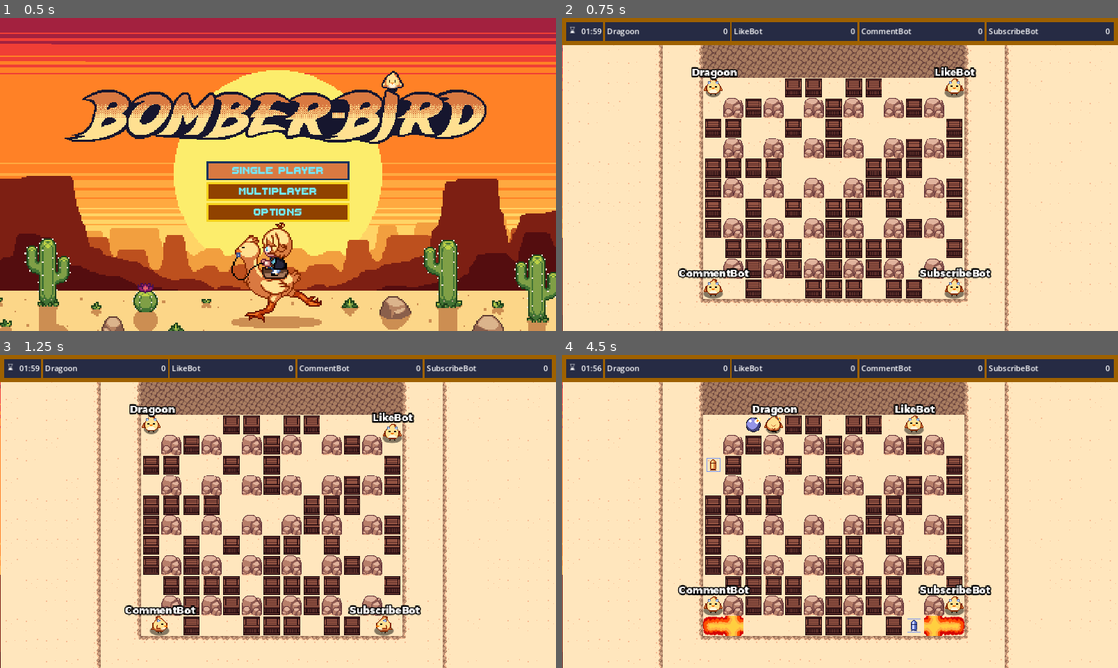
Above: before the commit, frames 1-4 (two rows, left to right).
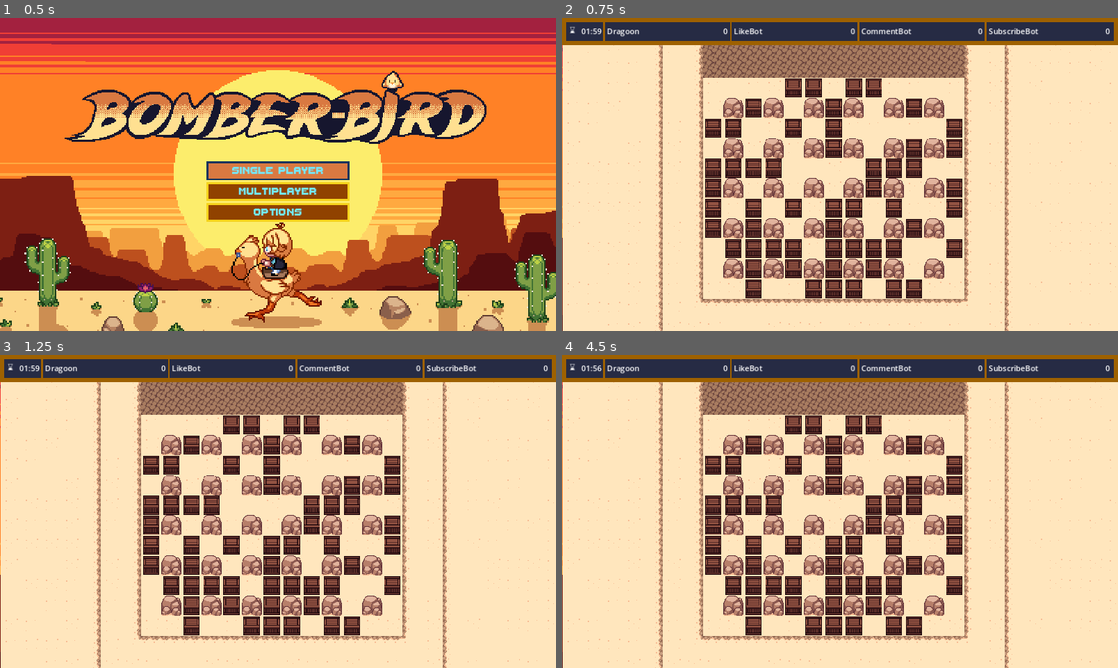
Above: after the commit, the same moments.

Repository: Dragoon-Project-Squad/bomberbird
Game: Godot game, scene res://scenes/main_menu.tscn
Same seed, same stepped clock (60 frames per second), same inputs: the game is played once before the commit and once after it. Sound files missing from this copy of the repository are replaced by a short silence.
Inputs:
- Up to frame 1 (0.5 s): no input
- Up to frame 2 (0.75 s): click "Single Player" at 0.5 s
- Up to frame 3 (1.25 s): no input
- Up to frame 4 (4.5 s): click "Single Player" at 1.25 s; hold D (move_right) 2.03-2.78 s; hold Space (set_bomb) 2.03-2.78 s; tap F (ability, bound only after the commit) at 2.3, 2.85, 3.8, 4.35 s; hold S (move_down) 2.78-3.53 s; tap Space (set_bomb) at 3.05 s; hold D (move_right) 3.53-4.28 s; hold Space (set_bomb) 3.53-4.28 s; hold W (move_up) from 4.28 s (still down)

Frame 1 is identical in both runs. In frame 2, 1.9% of the frame differs, in the area x 20-78%, y 15-90%; in frame 3, 1.8%; in frame 4, 3.3%.
Error after the commit: Parse Error: Could not resolve class "Player". (res://scripts/human_player.gd:1)

Commit message:
implementing the punch power up

Diff:
--- a/animations/player_animations.tres
+++ b/animations/player_animations.tres
@@ -269,6 +269,18 @@
 "update": 1,
 "values": [0]
 }
+tracks/1/type = "value"
+tracks/1/imported = false
+tracks/1/enabled = true
+tracks/1/path = NodePath("FrontArea:rotation")
+tracks/1/interp = 1
+tracks/1/loop_wrap = true
+tracks/1/keys = {
+"times": PackedFloat32Array(0),
+"transitions": PackedFloat32Array(1),
+"update": 0,
+"values": [0.0]
+}
 
 [sub_resource type="Animation" id="3"]
 resource_name = "stunned"
@@ -336,6 +348,18 @@
 "update": 1,
 "values": [0, 1, 2, 3, 4, 5]
 }
+tracks/1/type = "value"
+tracks/1/imported = false
+tracks/1/enabled = true
+tracks/1/path = NodePath("FrontArea:rotation")
+tracks/1/interp = 1
+tracks/1/loop_wrap = true
+tracks/1/keys = {
+"times": PackedFloat32Array(0),
+"transitions": PackedFloat32Array(1),
+"update": 0,
+"values": [0.0]
+}
 
 [sub_resource type="Animation" id="5"]
 loop_mode = 1
@@ -352,6 +376,18 @@
 "update": 1,
 "values": [12, 13, 14, 15, 16, 17]
 }
+tracks/1/type = "value"
+tracks/1/imported = false
+tracks/1/enabled = true
+tracks/1/path = NodePath("FrontArea:rotation")
+tracks/1/interp = 1
+tracks/1/loop_wrap = true
+tracks/1/keys = {
+"times": PackedFloat32Array(0),
+"transitions": PackedFloat32Array(1),
+"update": 0,
+"values": [1.5708]
+}
 
 [sub_resource type="Animation" id="6"]
 loop_mode = 1
@@ -368,6 +404,18 @@
 "update": 1,
 "values": [18, 19, 20, 21, 22, 23]
 }
+tracks/1/type = "value"
+tracks/1/imported = false
+tracks/1/enabled = true
+tracks/1/path = NodePath("FrontArea:rotation")
+tracks/1/interp = 1
+tracks/1/loop_wrap = true
+tracks/1/keys = {
+"times": PackedFloat32Array(0),
+"transitions": PackedFloat32Array(1),
+"update": 0,
+"values": [4.71239]
+}
 
 [sub_resource type="Animation" id="7"]
 loop_mode = 1
@@ -383,6 +431,18 @@
 "transitions": PackedFloat32Array(1, 1, 1, 1, 1, 1),
 "update": 1,
 "values": [6, 7, 8, 9, 10, 11]
+}
+tracks/1/type = "value"
+tracks/1/imported = false
+tracks/1/enabled = true
+tracks/1/path = NodePath("FrontArea:rotation")
+tracks/1/interp = 1
+tracks/1/loop_wrap = true
+tracks/1/keys = {
+"times": PackedFloat32Array(0),
+"transitions": PackedFloat32Array(1),
+"update": 0,
+"values": [3.14159]
 }
 
 [resource]
--- a/project.godot
+++ b/project.godot
@@ -74,6 +74,12 @@
 "events": [Object(InputEventKey,"resource_local_to_scene":false,"resource_name":"","device":-1,"window_id":0,"alt_press …(191 unchanged characters)…
 , Object(InputEventMouseButton,"resource_local_to_scene":false,"resource_name":"","device":-1,"window_id":0,"alt_presse …(244 unchanged characters)…
 , Object(InputEventJoypadButton,"resource_local_to_scene":false,"resource_name":"","device":-1,"button_index":0,"pressure":0.0,"pressed":false,"script":null)
+]
+}
+ability={
+"deadzone": 0.2,
+"events": [Object(InputEventKey,"resource_local_to_scene":false,"resource_name":"","device":0,"window_id":0,"alt_pressed":false,"shift_pressed":false,"ctrl_pressed":false,"meta_pressed":false,"pressed":false,"keycode":0,"physical_keycode":70,"key_label":0,"unicode":0,"location":0,"echo":false,"script":null)
+, Object(InputEventMouseButton,"resource_local_to_scene":false,"resource_name":"","device":-1,"window_id":0,"alt_pressed":false,"shift_pressed":false,"ctrl_pressed":false,"meta_pressed":false,"button_mask":0,"position":Vector2(0, 0),"global_position":Vector2(0, 0),"factor":1.0,"button_index":2,"canceled":false,"pressed":false,"double_click":false,"script":null)
 , Object(InputEventJoypadButton,"resource_local_to_scene":false,"resource_name":"","device":-1,"button_index":1,"pressure":0.0,"pressed":false,"script":null)
 ]
 }
--- a/scenes/ai_player.tscn
+++ b/scenes/ai_player.tscn
@@ -19,6 +19,30 @@
 
 [sub_resource type="CircleShape2D" id="CircleShape2D_n0cfd"]
 radius = 15.9
+
+[sub_resource type="SegmentShape2D" id="SegmentShape2D_3406r"]
+a = Vector2(0, 16)
+b = Vector2(0, 32)
+
+[sub_resource type="Animation" id="Animation_2ljjh"]
+length = 0.001
+tracks/0/type = "value"
+tracks/0/imported = false
+tracks/0/enabled = true
+tracks/0/path = NodePath("FrontArea:rotation")
+tracks/0/interp = 1
+tracks/0/loop_wrap = true
+tracks/0/keys = {
+"times": PackedFloat32Array(0),
+"transitions": PackedFloat32Array(1),
+"update": 0,
+"values": [0.0]
+}
+
+[sub_resource type="AnimationLibrary" id="AnimationLibrary_bboyf"]
+_data = {
+"RESET": SubResource("Animation_2ljjh")
+}
 
 [sub_resource type="LabelSettings" id="LabelSettings_5huhx"]
 outline_size = 8
@@ -42,6 +66,9 @@
 properties/1/path = NodePath(".:bombing")
 properties/1/spawn = true
 properties/1/replication_mode = 1
+properties/2/path = NodePath(".:use_ability")
+properties/2/spawn = true
+properties/2/replication_mode = 1
 
 [node name="ai_player" type="CharacterBody2D" groups=["ai_player", "thrown_bomb_bounces"]]
 z_index = 10
@@ -84,8 +111,16 @@
 [node name="Hitbox" type="CollisionShape2D" parent="."]
 shape = SubResource("CircleShape2D_n0cfd")
 
+[node name="FrontArea" type="Area2D" parent="."]
+collision_layer = 0
+collision_mask = 8
+
+[node name="CollisionShape2D" type="CollisionShape2D" parent="FrontArea"]
+shape = SubResource("SegmentShape2D_3406r")
+
 [node name="AnimationPlayer" type="AnimationPlayer" parent="."]
 libraries = {
+"": SubResource("AnimationLibrary_bboyf"),
 "player_animations": ExtResource("5_vobde")
 }
 
--- a/scenes/battlegrounds.tscn
+++ b/scenes/battlegrounds.tscn
@@ -76,13 +76,6 @@
 [node name="BombPool" parent="." instance=ExtResource("3_mcaqn")]
 
 [node name="PickupPool" parent="." instance=ExtResource("6_2h1qq")]
-initial_spawn_counts = {
-"explosion_boost": 15,
-"extra_bomb": 15,
-"max_explosion": 15,
-"punch_ability": 0,
-"speed_boost": 15
-}
 
 [node name="GameUI" type="CanvasLayer" parent="."]
 script = ExtResource("3_dadsx")
--- a/scenes/human_player.tscn
+++ b/scenes/human_player.tscn
@@ -11,6 +11,30 @@
 
 [sub_resource type="CircleShape2D" id="CircleShape2D_oj3wr"]
 radius = 15.9
+
+[sub_resource type="SegmentShape2D" id="SegmentShape2D_x4bxg"]
+a = Vector2(0, 16)
+b = Vector2(0, 24)
+
+[sub_resource type="Animation" id="Animation_y1m3h"]
+length = 0.001
+tracks/0/type = "value"
+tracks/0/imported = false
+tracks/0/enabled = true
+tracks/0/path = NodePath("FrontArea:rotation")
+tracks/0/interp = 1
+tracks/0/loop_wrap = true
+tracks/0/keys = {
+"times": PackedFloat32Array(0),
+"transitions": PackedFloat32Array(1),
+"update": 0,
+"values": [0.0]
+}
+
+[sub_resource type="AnimationLibrary" id="AnimationLibrary_v8ypd"]
+_data = {
+"RESET": SubResource("Animation_y1m3h")
+}
 
 [sub_resource type="LabelSettings" id="LabelSettings_5huhx"]
 outline_size = 8
@@ -34,6 +58,9 @@
 properties/1/path = NodePath(".:bombing")
 properties/1/spawn = true
 properties/1/replication_mode = 1
+properties/2/path = NodePath(".:use_ability")
+properties/2/spawn = true
+properties/2/replication_mode = 1
 
 [node name="player" type="CharacterBody2D" groups=["player", "thrown_bomb_bounces"]]
 z_index = 10
@@ -42,8 +69,12 @@
 collision_mask = 31
 motion_mode = 1
 script = ExtResource("1_u11j4")
+synced_position = null
+invulnerable = null
+movement_speed = null
 bomb_count = 2
 lives = 1
+explosion_boost_count = null
 
 [node name="shadowsprite" type="Sprite2D" parent="."]
 position = Vector2(0, 7)
@@ -57,6 +88,7 @@
 offset = Vector2(-0.075, -8.236)
 hframes = 6
 vframes = 4
+frame = 6
 
 [node name="kaboom" type="Sprite2D" parent="."]
 visible = false
@@ -68,8 +100,16 @@
 [node name="Hitbox" type="CollisionShape2D" parent="."]
 shape = SubResource("CircleShape2D_oj3wr")
 
+[node name="FrontArea" type="Area2D" parent="."]
+collision_layer = 0
+collision_mask = 8
+
+[node name="CollisionShape2D" type="CollisionShape2D" parent="FrontArea"]
+shape = SubResource("SegmentShape2D_x4bxg")
+
 [node name="AnimationPlayer" type="AnimationPlayer" parent="."]
 libraries = {
+"": SubResource("AnimationLibrary_v8ypd"),
 "player_animations": ExtResource("5_aeuj7")
 }
 
--- a/scenes/pick_up_pool.tscn
+++ b/scenes/pick_up_pool.tscn
@@ -6,11 +6,19 @@
 [node name="PickUpPool" type="Node2D"]
 script = ExtResource("1_uwgdf")
 initial_spawn_counts = {
+"bomb_type": 0,
+"exclusive": 0,
 "explosion_boost": 15,
 "extra_bomb": 15,
-"max_explosion": 5,
+"heart": 0,
+"invincibility_vest": 0,
+"max_explosion": 15,
 "punch_ability": 15,
-"speed_boost": 15
+"speed_boost": 15,
+"throw_ability": 0,
+"timer": 0,
+"virus": 0,
+"wallthrough": 0
 }
 
 [node name="PickupSpawner" type="MultiplayerSpawner" parent="."]
--- a/scripts/ai_player.gd
+++ b/scripts/ai_player.gd
@@ -28,7 +28,6 @@
 		velocity = movement_vector.normalized() * movement_speed
 		move_and_slide()
 	# Also update the animation based on the last known player input state
-	if !is_dead:
 		update_animation(movement_vector.normalized())
 
 func _on_object_detection_area_entered(area):
--- a/scripts/airborn_bomb.gd
+++ b/scripts/airborn_bomb.gd
@@ -20,12 +20,10 @@
 var world_bounds: Array[Vector2]
 var world_size: Vector2
 
-var tile_map: TileMapLayer
 var bomb_root: Node2D
 
 
 func _ready() -> void:
-	tile_map = get_node("/root/World/Floor")
 	bomb_root = get_parent()
 
 	disable()
@@ -152,7 +150,7 @@
 
 	bomb_root.position = origin
 	self.visible = true
-	var corrected_target = tile_map.map_to_local(tile_map.local_to_map(target))
+	var corrected_target = world_data.tile_map.map_to_local(world_data.tile_map.local_to_map(target))
 	self.time = 0
 	self.time_total = time_total
 	self.direction = direction
@@ -171,7 +169,7 @@
 		Vector2i.UP:
 			calculate_line(diff.abs())
 		_:
-			push_error("throw must be handed a valid direction (UP, DOWN, LEFT o RIGHT)")
+			push_error("throw must be handed a valid direction (UP, DOWN, LEFT o RIGHT) not: ", direction)
 			return
 
 	set_state(AIRBORN)
--- a/scripts/bomb_root_fsm.gd
+++ b/scripts/bomb_root_fsm.gd
@@ -3,6 +3,7 @@
 
 var bomb_owner: Node2D
 var bomb_owner_is_dead: bool
+var fuse_time_passed: float
 
 enum {DISABLED, STATIONARY, AIRBORN, SLIDING, SIZE} #all states plus a SIZE constant that has to remain the last entry
 var state: int = DISABLED #this is the authority if ever somehow two state nodes try to execute text_overrun_behavior
@@ -30,6 +31,7 @@
 	if state == DISABLED:
 		return 1 #it might not be an issue if a disabled node is attempted to be disabled again so we just return an error and let the caller figure that out without giving a project wide error
 	bomb_owner = null
+	self.position = Vector2.ZERO
 	set_state(DISABLED)
 	return 0
 
@@ -57,7 +59,8 @@
 	bomb_owner_is_dead = is_dead
 	var bomb_authority: Node2D = state_map[state]
 	bomb_authority.set_explosion_width_and_size(min(boost + bomb_authority.explosion_width, bomb_authority.MAX_EXPLOSION_WIDTH))
-	bomb_authority.place(bombPos)
+	bomb_authority.place(bombPos, fuse_time_passed)
+	world_data.set_tile(world_data.tiles.BOMB, self.global_position)
 	if force_collision: bomb_authority._on_detect_area_body_exit(bomb_owner) # This sucks but i haven't found a better way to solve this... I think we need to rework how bombs stay collision less for the placing player at some point
 	return 0
 
@@ -77,6 +80,32 @@
 
 	return 0
 
+@rpc("call_local")
+func do_punch(direction: Vector2i):
+	if bomb_owner == null: #this should only be called by a misobon player hence the bomb must have an owner
+		printerr("A bomb without an bomb_owner tried to be thrown")
+		return 1
+	if state != STATIONARY: #this bomb has should just have been taken from the player pool. if not a fatal error has occured
+		printerr("a player wanted to punch a bomb that already has an active state")
+		return 2
+
+	fuse_time_passed = state_map[state].get_node("AnimationPlayer").current_animation_position
+
+	set_state(AIRBORN)
+
+	var bomb_authority: Node2D = state_map[state]
+	bomb_authority.throw(
+		self.position,
+		self.position + 3 * world_data.tile_map.tile_set.tile_size.x * Vector2(direction),
+		direction,
+		-PI / 6,
+		0.4
+	)
+	world_data.set_tile(world_data.tiles.EMPTY, self.global_position)
+
+	return 0
+
+
 #!!!!!
 # ALL FUNCTION FROM THIS POINT ARE EXAMPLES / NOT YET USED BY ANYTHING SO YOU ARE FREE TO COMPLETLY CHANGE THEM IF YOU IMPLEMENT ONE OF THEM PLEASE UPDATE THIS COMMENT TO REFLECT THIS
 #!!!!!
@@ -86,17 +115,9 @@
 	if bomb_owner == null: #this should only be called by a misobon player hence the bomb must have an owner
 		printerr("A bomb without an bomb_owner tried to be thrown")
 		return 1
-	#TODO make checks for state and change to AIRBORN state if allowed
+	#TODO make checks for state and change to ??? state if allowed
 	#TODO call the appropiate function to handle this in state_map[state]
 	return 0 #errorcode 0 mean no error
 
-func do_push(direction: Vector2i):
-	if bomb_owner == null: #this should only be called by a misobon player hence the bomb must have an owner
-		printerr("A bomb without an bomb_owner tried to be thrown")
-		return 1
-
-	#TODO make checks for state and change to SLIDING state if allowed
-	#TODO call the appropiate function to handle this in state_map[state]
-	return 0 #errorcode 0 mean no error
 
 #And so on...
--- a/scripts/breakable.gd
+++ b/scripts/breakable.gd
@@ -24,7 +24,7 @@
 
 func decide_pickup_type() -> String:
 	var pickup_type
-	var rng_result = rng.randi_range(1,4)
+	var rng_result = rng.randi_range(1,5)
 	# TODO: Invent fun spawn table that has chances for different pickups
 	match rng_result:
 		1: pickup_type = "explosion_boost"
--- a/scripts/held_pickups.gd
+++ b/scripts/held_pickups.gd
@@ -13,7 +13,7 @@
 
 var bool_keys: Array[String] = [
 	"max_explosion",
-	#"punch_ability",
+	"punch_ability",
 	#"throw_ability",
 	#"wallthrough",
 	#"timer",
@@ -43,7 +43,6 @@
 	}
 
 func reset():
-	print(held_pickups)
 	held_pickups.bomb_type = bomb_types.DEFAULT
 	held_pickups.exclusive = exclusive.DEFAULT
 	held_pickups.virus = virus.DEFAULT
--- a/scripts/human_player.gd
+++ b/scripts/human_player.gd
@@ -2,8 +2,8 @@
 
 @onready var inputs = $Inputs
 
-var pressed_once := false
-# Tracking Vars
+var set_bomb_pressed_once := false
+var ability_pressed_once := false
 
 func _ready():
 	player_type = "human"
@@ -25,11 +25,18 @@
 		# The client simply updates the position to the last known one.
 		position = synced_position
 
-	if not stunned and inputs.bombing and bomb_count > 0 and !pressed_once:
-		pressed_once = true
+	if not stunned and inputs.use_ability and not ability_pressed_once:
+		ability_pressed_once = true
+		var direction: Vector2i = Vector2i(inputs.motion.normalized()) if inputs.motion != Vector2.ZERO else Vector2i.DOWN
+		punch_bomb(direction)
+	elif !inputs.use_ability and ability_pressed_once:
+		ability_pressed_once = false
+
+	if not stunned and inputs.bombing and bomb_count > 0 and not set_bomb_pressed_once:
+		set_bomb_pressed_once = true
 		place_bomb()
-	elif !inputs.bombing and pressed_once:
-		pressed_once = false
+	elif !inputs.bombing and set_bomb_pressed_once:
+		set_bomb_pressed_once = false
 
 	if !is_dead && !stunned:
 		# Everybody runs physics. I.e. clients tries to predict where they will be during the next frame.
--- a/scripts/human_player_controls.gd
+++ b/scripts/human_player_controls.gd
@@ -8,6 +8,8 @@
 
 @export
 var bombing = false
+@export
+var use_ability = false
 
 func update():
 	var m = Vector2()
@@ -22,3 +24,4 @@
 
 	motion = m
 	bombing = Input.is_action_pressed("set_bomb")
+	use_ability = Input.is_action_pressed("ability")
--- a/scripts/pickups/punch_ability.gd
+++ b/scripts/pickups/punch_ability.gd
@@ -2,10 +2,3 @@
 
 func _ready():
 	animated_sprite.play("idle")
-
-func apply_power_up(pickup_owner: Player):
-	if pickup_owner.is_in_group("player"): #If this is a human
-		# Increase the bomb level ONLY for the person who obtained it
-		pickup_owner.enable_punch.rpc()
-	else: #This is an AI
-		pickup_owner.enable_punch()
--- a/scripts/player.gd
+++ b/scripts/player.gd
@@ -19,7 +19,6 @@
 var current_anim: String = ""
 var is_dead: bool = false
 var player_type: String
-var misobon_player: MisobonPlayer
 var hurry_up_started: bool = false
 
 var game_ui: CanvasLayer
@@ -64,6 +63,23 @@
 
 func _physics_process(_delta: float):
 	pass
+
+func punch_bomb(direction: Vector2i):
+	if !is_multiplayer_authority():
+		return
+	if !pickups.held_pickups.punch_ability:
+		return
+
+	var bodies: Array[Node2D] = $FrontArea.get_overlapping_bodies()
+	var bomb: BombRoot
+	for body in bodies:
+		if !body is Bomb: continue
+		bomb = body.get_parent()
+		break
+
+	if bomb == null: return
+
+	bomb.do_punch.rpc(direction)
 
 func place_bomb():
 	if(world_data.is_tile(world_data.tiles.BOMB, self.global_position)): return
@@ -104,8 +120,6 @@
 	if gamestate.misobon_mode == gamestate.misobon_states.OFF || hurry_up_started:
 		return
 
-	if misobon_player == null:
-		set_misobon(self.name)
 
 	await get_tree().create_timer(MISOBON_RESPAWN_TIME).timeout
 	#Check if nothing changed in the meantime
@@ -113,6 +127,8 @@
 		return
 
 	if is_multiplayer_authority():
+		if misobon_player == null:
+			set_misobon.rpc()
 		misobon_player.enable.rpc(
 			misobon_player.get_parent().get_progress_from_vector(position)
 			)
@@ -179,8 +195,9 @@
 func do_stun():
 	$AnimationPlayer.play("player_animations/stunned") #Note this animation sets stunned automatically
 
-func set_misobon(player_name: String):
-	misobon_player = get_node("../../MisobonPath/" + player_name)
+@rpc("call_local")
+func set_misobon():
+	misobon_player = get_node("../../MisobonPath/" + str(self.name))
 
 func set_player_name(value):
 	$label.set_text(value)
--- a/scripts/stationary_bomb.gd
+++ b/scripts/stationary_bomb.gd
@@ -17,7 +17,7 @@
 @onready var rays = $Raycasts
 @onready var bombsprite := $BombSprite
 @onready var explosion = $Explosion
-@onready var tileMap = get_tree().get_root().get_node("World/Floor")
+@onready var tileMap = world_data.tile_map
 
 func _ready():
 	explosion_sfx_player = bomb_pool.get_node("BombGlobalAudioPlayers/ExplosionSoundPlayer")
@@ -29,7 +29,6 @@
 	$CollisionShape2D.set_deferred("disabled", 1) # This line of code thinks it knows better so it just kinda doesn't do what it should... also doesn't give an error tho...
 
 func disable():
-	bomb_root.position = Vector2.ZERO
 	explosion_sfx_player.position = Vector2.ZERO
 	animation_finish = false
 	explosion_width = 2
@@ -39,14 +38,14 @@
 	$DetectArea.set_deferred("disabled", 1)
 	$CollisionShape2D.set_deferred("disabled", 1)
 
-func place(bombPos: Vector2):
+func place(bombPos: Vector2, fuse_time_passed: float = 0):
 	bomb_placement_sfx_player.play()
 	bomb_root.position = bombPos
-	world_data.set_tile(world_data.tiles.BOMB, bomb_root.global_position)
 	self.visible = true
 	$CollisionShape2D.set_deferred("disabled", 1)
 	$DetectArea.set_deferred("disabled", 0)
 	$AnimationPlayer.play("fuse_and_call_detonate()")
+	$AnimationPlayer.advance(fuse_time_passed) #continue the animtion from where it was left of
 
 func detonate():
 	explosion_sfx_player.stop()
Not shown: 1 places in scenes/ai_player.tscn that only renumber resources
Not shown: 1 places in scenes/human_player.tscn that only renumber resources
